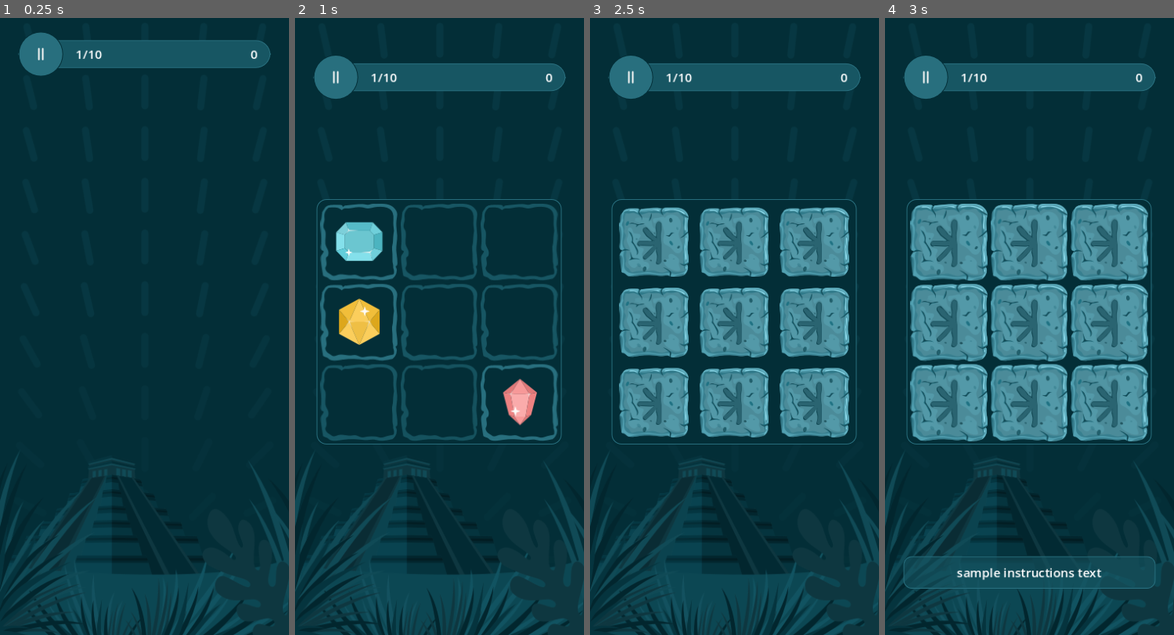
Above: before the commit, frames 1-4 (left to right).
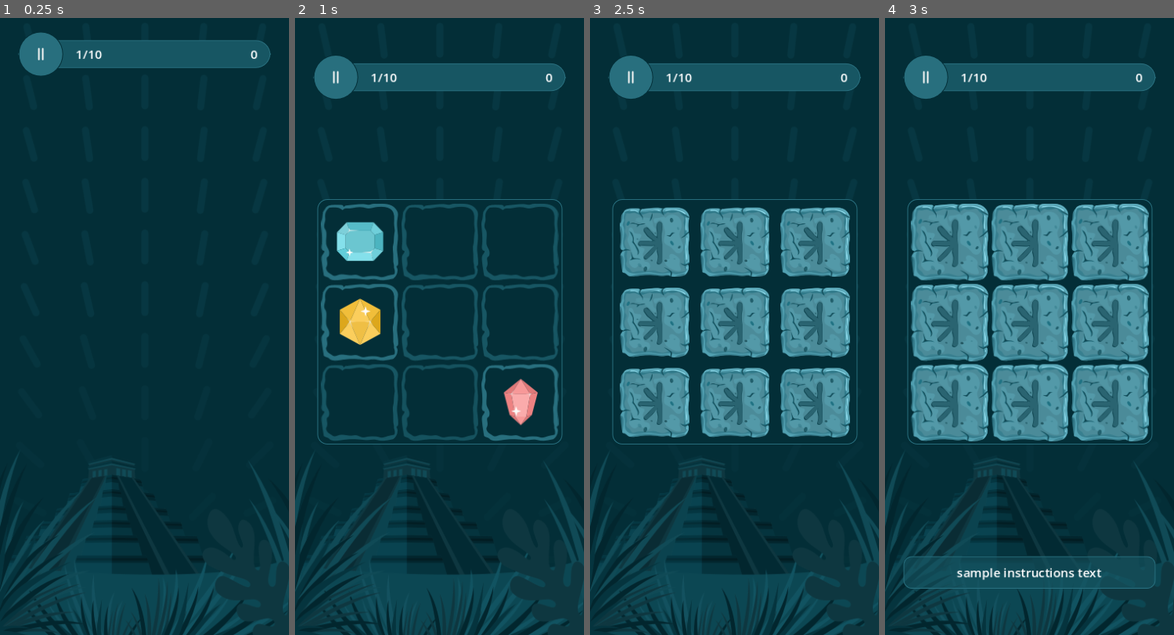
Above: after the commit, the same moments.

Repository: SugarF0x/hidden-gems-gd
Game: Godot game, scene res://hidden_gems_scene.tscn
Two runs of this game, one before a commit and one after it. Both use one fixed random seed, a clock stepped at 60 frames per second and the inputs below.
Inputs (mouse positions are in pixels of both pictures, inside the frame that each line leads up to):
- Up to frame 1 (0.25 s): no input
- Up to frame 2 (1 s): click (439, 270) at 0.52 s
- Up to frame 3 (2.5 s): click (653, 240) at 1.27 s; click (653, 240) at 2.02 s
- Up to frame 4 (3 s): no input

Frame 1 is identical in both runs. In frame 2, 1.7% of the frame differs, in the area x 7-93%, y 29-69%; in frame 3, 3.1%; in frame 4, 3.3%.

Commit message:
fix instructions reset flash

Diff:
--- a/game_scene.gd
+++ b/game_scene.gd
@@ -3,7 +3,7 @@
 
 @onready var hud: Hud = $Hud
 @onready var instructions: Instructions = $Instructions
-@onready var grid: GemGrid = $Grid
+@onready var grid: GemGrid = $GridContainer/Grid
 
 var gem_count: int = 3
 
@@ -72,7 +72,6 @@
 	tween.tween_property(hud, "position", hud_initial_position if val else hud_out_of_bounds_position, 0.3)
 	return tween.finished
 
-# TODO: fix auto repositioning on grid_redraw, perhaps set the out-of-bounds position as initial? question mark?
 func instructions_in(val: bool) -> Signal:
 	var tween = create_tween()
 	tween.tween_property(instructions, "position", instructions_out_of_bounds_position if val else instructions_initial_position, 0.0)
--- a/game_scene.tscn
+++ b/game_scene.tscn
@@ -21,12 +21,28 @@
 layout_mode = 2
 size_flags_vertical = 0
 
-[node name="Grid" parent="." instance=ExtResource("3_545e7")]
+[node name="GridContainer" type="Control" parent="."]
 layout_mode = 2
+mouse_filter = 2
+
+[node name="Grid" parent="GridContainer" instance=ExtResource("3_545e7")]
+layout_mode = 1
+anchors_preset = 8
+anchor_left = 0.5
+anchor_top = 0.5
+anchor_right = 0.5
+anchor_bottom = 0.5
+offset_left = -159.0
+offset_top = -159.0
+offset_right = 159.0
+offset_bottom = 159.0
+grow_horizontal = 2
+grow_vertical = 2
+pivot_offset = Vector2(159, 159)
 size_flags_horizontal = 4
 size_flags_vertical = 4
 width = 3
-correct_gem_indexes = Array[int]([5, 6, 3])
+correct_gem_indexes = Array[int]([1, 3, 0])
 
 [node name="Instructions" parent="." instance=ExtResource("2_fu5pw")]
 layout_mode = 2
--- a/gem.tscn
+++ b/gem.tscn
@@ -2,7 +2,7 @@
 
 [ext_resource type="Script" path="res://gem.gd" id="1_e1ali"]
 [ext_resource type="Texture2D" uid="uid://dpgew03covbjf" path="res://assets/backgrounds/found.svg" id="2_p743g"]
-[ext_resource type="Texture2D" uid="uid://bj58isrj3rn1v" path="res://assets/gems/11.svg" id="3_ta31h"]
+[ext_resource type="Texture2D" uid="uid://bjqps6o0sqyr6" path="res://assets/gems/4.svg" id="3_2ofju"]
 
 [sub_resource type="Animation" id="Animation_et3wj"]
 length = 0.001
@@ -106,7 +106,7 @@
 offset_bottom = 34.0
 grow_horizontal = 2
 grow_vertical = 2
-texture = ExtResource("3_ta31h")
+texture = ExtResource("3_2ofju")
 
 [node name="Button" type="Button" parent="."]
 layout_mode = 1
